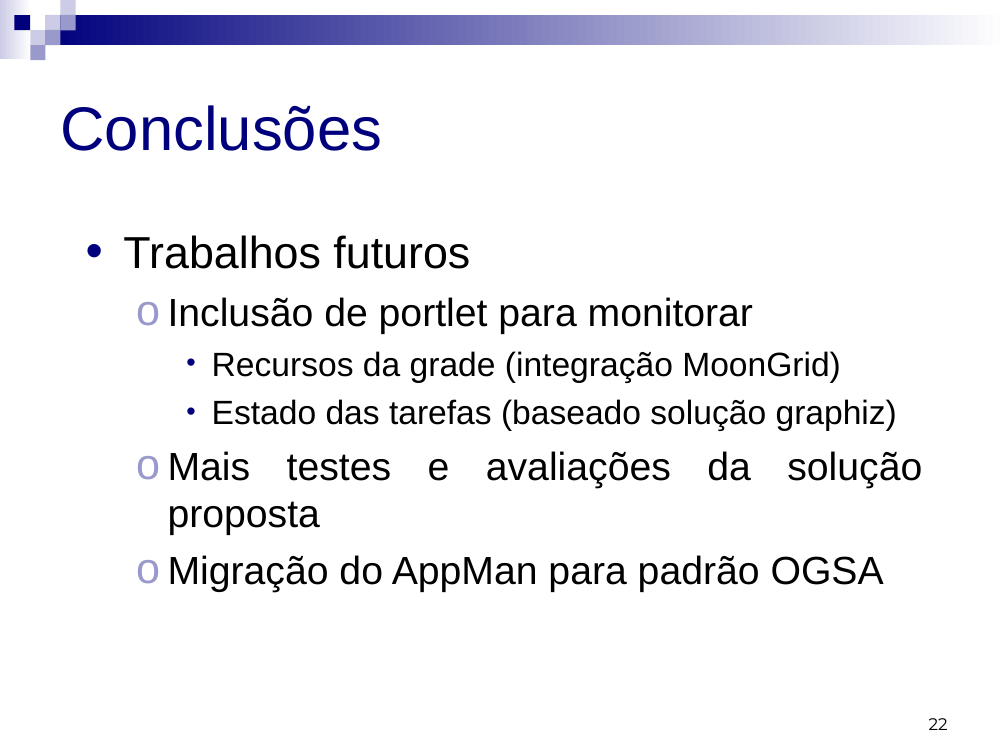
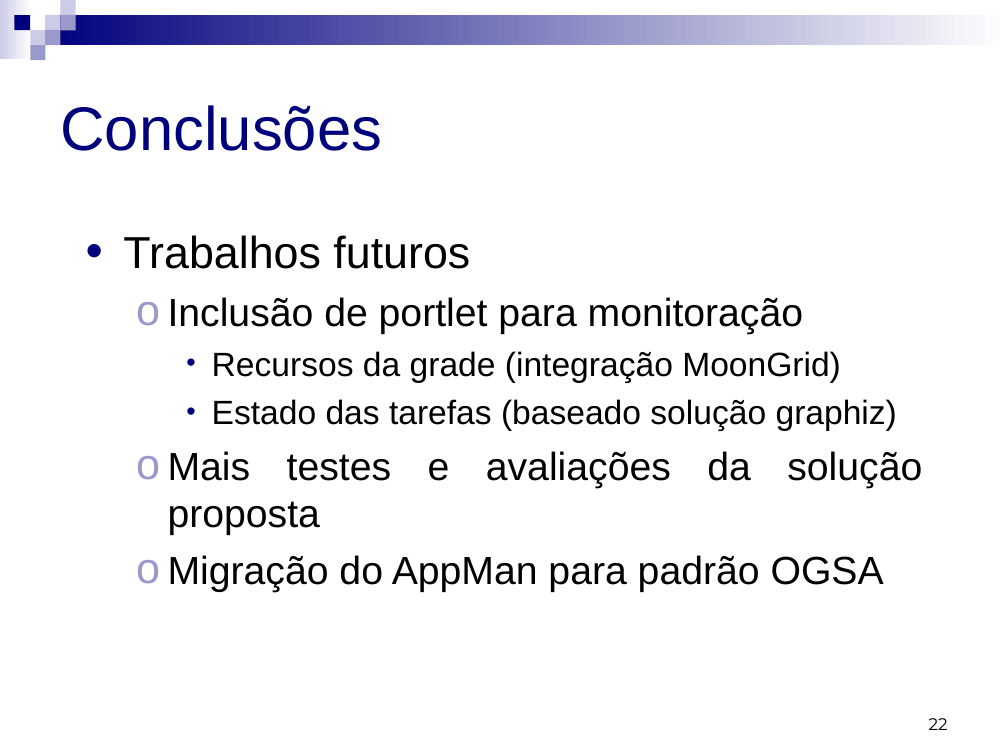
Before and after one commit to micheldavid/tcc-michel, a slide deck: slide 22 of Apresentação/Michel David da Costa - Apresentação.ppt. Drawn at 1008x756 pixels with LibreOffice and Linux fonts; fonts in the diff are those of the drawing. Boxes give left, top, right and bottom in pixels: in the first picture for what was removed or moved away, otherwise in the second. Text is boxed around its words. In the diff, an @@ line names an element or a change of style, - is before the commit and + after.

Commit message:
revisada -- ainda falta o grafico do portal / container / portlets

```diff
--- a/Apresentação/Michel David da Costa - Apresentação.ppt
+++ b/Apresentação/Michel David da Costa - Apresentação.ppt
@@ text at box(168, 297, 804, 334): text changed @@
-  ο Inclusão de portlet para monitorar
+  ο Inclusão de portlet para monitoração
```
Also in this commit, not shown: 3 other slides changed.
